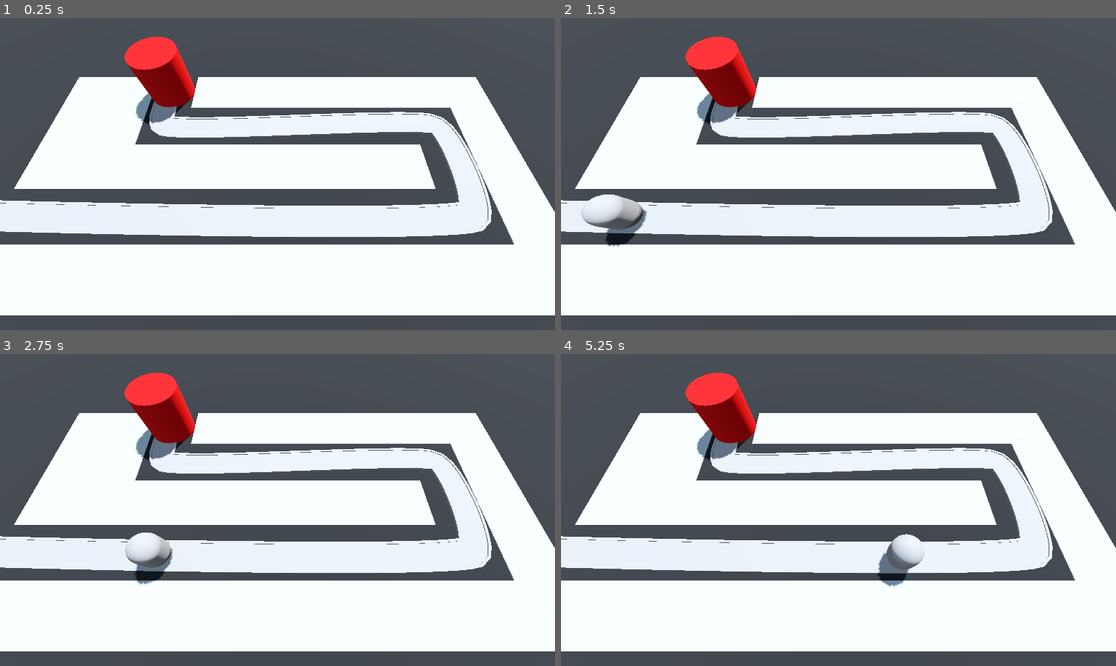
Above: before the commit, frames 1-4 (two rows, left to right).
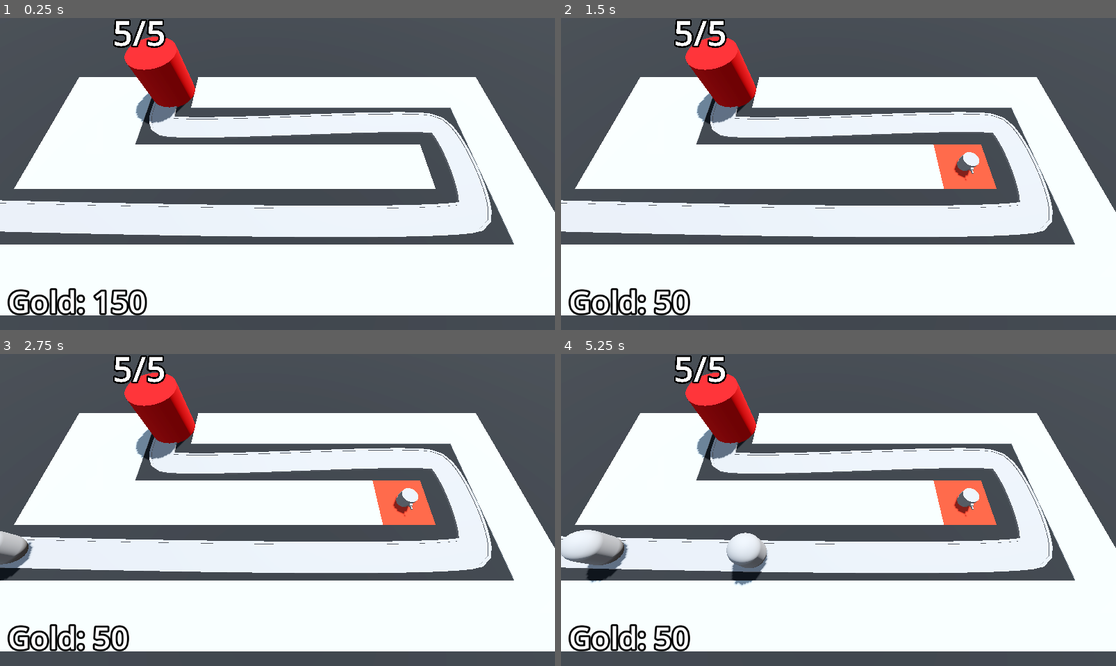
Above: after the commit, the same moments.

Repository: HeyMrJeffrey/Tower_Defense_Demo
Game: Godot game, scene res://BaseLevel.tscn
Same seed, same stepped clock (60 frames per second), same inputs: the game is played once before the commit and once after it.
Inputs (mouse positions are in pixels of both pictures, inside the frame that each line leads up to):
- Up to frame 1 (0.25 s): no input
- Up to frame 2 (1.5 s): move the mouse to (960, 158) at 0.52 s; click (960, 158) at 0.6 s; move the mouse to (727, 189) at 1.27 s; click (727, 189) at 1.35 s
- Up to frame 3 (2.75 s): move the mouse to (333, 441) at 2.02 s; click (333, 441) at 2.1 s
- Up to frame 4 (5.25 s): move the mouse to (810, 572) at 2.77 s; click (810, 572) at 2.85 s; move the mouse to (1005, 556) at 3.52 s; click (1005, 556) at 3.6 s; move the mouse to (672, 463) at 4.27 s; click (672, 463) at 4.35 s; move the mouse to (866, 510) at 5.02 s; click (866, 510) at 5.1 s

The runs differ from the first frame. In frame 1, 1.6% of the frame differs, in the area x 1-30%, y 0-96%; in frame 2, 3.7%; in frame 3, 4.1%; in frame 4, 5.1%, in the area x 0-79%, y 0-96%.

Commit message:
progress :)

Diff:
--- /dev/null
+++ b/Bank.gd
@@ -0,0 +1,14 @@
+extends MarginContainer
+
+@export var starting_gold: int = 150
+@onready var label: Label = $Label
+
+var gold: int:
+	set (gold_in):
+		gold = max(gold_in, 0)
+		label.text = "Gold: " + str(gold)
+	get:
+		return gold
+
+func _ready() -> void:
+	gold = starting_gold
--- a/Base/Base.gd
+++ b/Base/Base.gd
@@ -1,4 +1,23 @@
 extends Node3D
 
+@export var max_health: int = 5
+
+var current_health: int:
+	set(health_in):
+		current_health = health_in
+		label_3d.text = (str(current_health) + "/" + str(max_health))
+		var red: Color = Color.RED
+		var white: Color = Color.WHITE
+		label_3d.modulate = red.lerp(white, float(current_health)/float(max_health))
+		if current_health < 1:
+			get_tree().reload_current_scene()
+	get:
+		return current_health
+
+@onready var label_3d: Label3D = $Label3D
+
+func _ready() -> void:
+	current_health = max_health
+
 func take_damage() -> void:
-	print("Damage dealt to base.")
+	current_health -= 1
--- a/Base/Base.tscn
+++ b/Base/Base.tscn
@@ -15,3 +15,10 @@
 height = 4.0
 sides = 32
 material = SubResource("StandardMaterial3D_q47wv")
+
+[node name="Label3D" type="Label3D" parent="."]
+transform = Transform3D(1, 0, 0, 0, 1, 0, 0, 0, 1, 0, 5.5, 0)
+billboard = 1
+text = "#"
+font_size = 500
+outline_size = 100
--- a/BaseLevel.tscn
+++ b/BaseLevel.tscn
@@ -1,8 +1,13 @@
-[gd_scene load_steps=9 format=3 uid="uid://cvhfkj6reue6r"]
+[gd_scene load_steps=15 format=3 uid="uid://cvhfkj6reue6r"]
 
 [ext_resource type="MeshLibrary" uid="uid://bs0ol0nqv6hol" path="res://MeshLibraries/SpaceLibrary.tres" id="1_bbb5f"]
+[ext_resource type="PackedScene" uid="uid://bjkef8tjfu1gp" path="res://RayPickerCamera/ray_picker_camera.tscn" id="1_qw6h6"]
 [ext_resource type="PackedScene" uid="uid://2bayx3xn1qvt" path="res://Enemy/Enemy.tscn" id="2_oqk2b"]
 [ext_resource type="PackedScene" uid="uid://ds0eik7qoywog" path="res://Base/Base.tscn" id="3_6m2a0"]
+[ext_resource type="Script" path="res://EnemyPath.gd" id="3_fyi8w"]
+[ext_resource type="Script" path="res://Turret/TurretManager.gd" id="5_8fijy"]
+[ext_resource type="PackedScene" uid="uid://bjxlpmrlusw8b" path="res://Turret/turret.tscn" id="6_42usq"]
+[ext_resource type="Script" path="res://Bank.gd" id="8_edaoh"]
 
 [sub_resource type="ProceduralSkyMaterial" id="ProceduralSkyMaterial_0sfxh"]
 sky_horizon_color = Color(0.64625, 0.65575, 0.67075, 1)
@@ -27,6 +32,11 @@
 }
 point_count = 5
 
+[sub_resource type="LabelSettings" id="LabelSettings_gfia5"]
+font_size = 64
+outline_size = 16
+outline_color = Color(0, 0, 0, 1)
+
 [node name="BaseLevel" type="Node3D"]
 
 [node name="WorldEnvironment" type="WorldEnvironment" parent="."]
@@ -41,8 +51,9 @@
 size = Vector3(100, 2, 100)
 material = SubResource("StandardMaterial3D_8u07w")
 
-[node name="Camera3D" type="Camera3D" parent="."]
-transform = Transform3D(1, 0, 0, 0, 0.422618, 0.906308, 0, -0.906308, 0.422618, 0, 14.5, 9.5)
+[node name="RayPickerCamera" parent="." node_paths=PackedStringArray("gridmap", "turret_manager") instance=ExtResource("1_qw6h6")]
+gridmap = NodePath("../GridMap")
+turret_manager = NodePath("../TurretManager")
 
 [node name="GridMap" type="GridMap" parent="."]
 mesh_library = ExtResource("1_bbb5f")
@@ -52,13 +63,16 @@
 "cells": PackedInt32Array(65535, 65534, 0, 65535, 2, 0, 4, 65535, 0, 65531, 65534, 0, 65531, 0, 0, 65531, 2, 0, 65532,  …(306 unchanged characters)…
 }
 
-[node name="Path3D" type="Path3D" parent="."]
+[node name="EnemyPath" type="Path3D" parent="."]
 curve = SubResource("Curve3D_l4ibr")
+script = ExtResource("3_fyi8w")
+enemy_scene = ExtResource("2_oqk2b")
 
-[node name="Enemy" parent="Path3D" instance=ExtResource("2_oqk2b")]
-transform = Transform3D(-4.37102e-08, 0, -0.999972, 0, 1, 0, 0.999972, 0, -4.37102e-08, -22, 0, 6)
+[node name="EnemySpawnTimer" type="Timer" parent="EnemyPath"]
+wait_time = 2.0
+autostart = true
 
-[node name="Road" type="CSGPolygon3D" parent="Path3D"]
+[node name="Road" type="CSGPolygon3D" parent="EnemyPath"]
 polygon = PackedVector2Array(-1, 0, -1, 0.1, 1, 0.1, 1, 0)
 mode = 2
 path_node = NodePath("..")
@@ -71,7 +85,7 @@
 path_u_distance = 1.0
 path_joined = false
 
-[node name="LeftEdge" type="CSGPolygon3D" parent="Path3D"]
+[node name="LeftEdge" type="CSGPolygon3D" parent="EnemyPath"]
 polygon = PackedVector2Array(-1.1, 0, -1.1, 0.15, -0.9, 0.15, -0.9, 0)
 mode = 2
 path_node = NodePath("..")
@@ -84,7 +98,7 @@
 path_u_distance = 1.0
 path_joined = false
 
-[node name="RightEdge" type="CSGPolygon3D" parent="Path3D"]
+[node name="RightEdge" type="CSGPolygon3D" parent="EnemyPath"]
 polygon = PackedVector2Array(1.1, 0, 1.1, 0.15, 0.9, 0.15, 0.9, 0)
 mode = 2
 path_node = NodePath("..")
@@ -98,3 +112,30 @@
 path_joined = false
 
 [node name="Base" parent="." instance=ExtResource("3_6m2a0")]
+
+[node name="TurretManager" type="Node3D" parent="." node_paths=PackedStringArray("enemy_path")]
+script = ExtResource("5_8fijy")
+turret = ExtResource("6_42usq")
+enemy_path = NodePath("../EnemyPath")
+
+[node name="Bank" type="MarginContainer" parent="." groups=["bank"]]
+anchors_preset = 15
+anchor_right = 1.0
+anchor_bottom = 1.0
+grow_horizontal = 2
+grow_vertical = 2
+mouse_filter = 2
+theme_override_constants/margin_left = 16
+theme_override_constants/margin_top = 16
+theme_override_constants/margin_right = 16
+theme_override_constants/margin_bottom = 16
+script = ExtResource("8_edaoh")
+
+[node name="Label" type="Label" parent="Bank"]
+layout_mode = 2
+size_flags_horizontal = 0
+size_flags_vertical = 8
+text = "placeholder"
+label_settings = SubResource("LabelSettings_gfia5")
+
+[connection signal="timeout" from="EnemyPath/EnemySpawnTimer" to="EnemyPath" method="spawn_enemy"]
--- a/Enemy/Enemy.gd
+++ b/Enemy/Enemy.gd
@@ -1,11 +1,30 @@
 extends PathFollow3D
 
 @export var speed: float = 5.0
+@export var max_health: int = 50
+@export var gold_value: int = 15
 
+var current_health: int:
+	set(health_in):
+		if health_in < current_health:
+			animation_player.play("TakeDamage")
+		current_health = health_in
+		if current_health < 1:
+			bank.gold += gold_value
+			queue_free()
+	get:
+		return current_health
+
+@onready var bank: MarginContainer = get_tree().get_first_node_in_group("bank")
 @onready var base = get_tree().get_first_node_in_group("base")
+@onready var animation_player: AnimationPlayer = $AnimationPlayer
+
+func _ready() -> void:
+	current_health = max_health;
 
 # Called every frame. 'delta' is the elapsed time since the previous frame.
 func _process(delta: float) -> void:
 	progress += delta * speed
 	if progress_ratio == 1.0:
 		base.take_damage()
+		set_process(false)
--- a/Enemy/Enemy.tscn
+++ b/Enemy/Enemy.tscn
@@ -1,10 +1,55 @@
-[gd_scene load_steps=3 format=3 uid="uid://2bayx3xn1qvt"]
+[gd_scene load_steps=8 format=3 uid="uid://2bayx3xn1qvt"]
 
 [ext_resource type="Script" path="res://Enemy/Enemy.gd" id="1_mwa6y"]
 
 [sub_resource type="CapsuleMesh" id="CapsuleMesh_k1eac"]
 radius = 1.0
 height = 3.0
+
+[sub_resource type="StandardMaterial3D" id="StandardMaterial3D_8gb1u"]
+no_depth_test = true
+shading_mode = 0
+
+[sub_resource type="CapsuleShape3D" id="CapsuleShape3D_uhuwb"]
+radius = 1.0
+height = 3.0
+
+[sub_resource type="Animation" id="Animation_f25ij"]
+resource_name = "TakeDamage"
+length = 0.1
+tracks/0/type = "value"
+tracks/0/imported = false
+tracks/0/enabled = true
+tracks/0/path = NodePath("DamageHighlight:visible")
+tracks/0/interp = 1
+tracks/0/loop_wrap = true
+tracks/0/keys = {
+"times": PackedFloat32Array(0, 0.1),
+"transitions": PackedFloat32Array(1, 2),
+"update": 1,
+"values": [true, false]
+}
+
+[sub_resource type="Animation" id="Animation_rwxyu"]
+length = 0.001
+tracks/0/type = "value"
+tracks/0/imported = false
+tracks/0/enabled = true
+tracks/0/path = NodePath("DamageHighlight:visible")
+tracks/0/interp = 1
+tracks/0/loop_wrap = true
+tracks/0/keys = {
+"times": PackedFloat32Array(0),
+"transitions": PackedFloat32Array(1),
+"update": 1,
+"values": [false]
+}
+
+[sub_resource type="AnimationLibrary" id="AnimationLibrary_qybbe"]
+_data = {
+"RESET": SubResource("Animation_rwxyu"),
+"TakeDamage": SubResource("Animation_f25ij")
+}
 
 [node name="Enemy" type="PathFollow3D"]
 loop = false
@@ -13,3 +58,20 @@
 [node name="MeshInstance3D" type="MeshInstance3D" parent="."]
 transform = Transform3D(1, 0, 2.13163e-14, 0, 1, 0, -2.13163e-14, 0, 1, 0, 1.5, 0)
 mesh = SubResource("CapsuleMesh_k1eac")
+
+[node name="DamageHighlight" type="MeshInstance3D" parent="."]
+transform = Transform3D(1, 0, 2.13163e-14, 0, 1, 0, -2.13163e-14, 0, 1, 0, 1.5, 0)
+visible = false
+material_override = SubResource("StandardMaterial3D_8gb1u")
+mesh = SubResource("CapsuleMesh_k1eac")
+
+[node name="EnemyArea3D" type="Area3D" parent="." groups=["enemy_area"]]
+
+[node name="CollisionShape3D" type="CollisionShape3D" parent="EnemyArea3D"]
+transform = Transform3D(1, 0, 0, 0, 1, 0, 0, 0, 1, 0, 1.5, 0)
+shape = SubResource("CapsuleShape3D_uhuwb")
+
+[node name="AnimationPlayer" type="AnimationPlayer" parent="."]
+libraries = {
+"": SubResource("AnimationLibrary_qybbe")
+}
--- /dev/null
+++ b/EnemyPath.gd
@@ -0,0 +1,7 @@
+extends Path3D
+
+@export var enemy_scene: PackedScene
+
+func spawn_enemy() -> void:
+	var new_enemy = enemy_scene.instantiate()
+	add_child(new_enemy)
--- /dev/null
+++ b/RayPickerCamera/ray_picker_camera.gd
@@ -0,0 +1,32 @@
+extends Camera3D
+
+@export var gridmap: GridMap
+@export var turret_manager: Node3D
+@export var turret_cost: int = 100
+
+@onready var ray_cast_3d: RayCast3D = $RayCast3D
+@onready var bank: MarginContainer = get_tree().get_first_node_in_group("bank")
+
+
+# Called every frame. 'delta' is the elapsed time since the previous frame.
+func _process(delta: float) -> void:
+	var mouse_position: Vector2 = get_viewport().get_mouse_position()
+	ray_cast_3d.target_position = project_local_ray_normal(mouse_position) * 100.0
+	ray_cast_3d.force_raycast_update()
+
+	if ray_cast_3d.is_colliding():
+		if bank.gold >= turret_cost:
+			Input.set_default_cursor_shape(Input.CURSOR_POINTING_HAND)
+			var collider = ray_cast_3d.get_collider()
+			if collider is GridMap:
+				if Input.is_action_just_pressed("click"):
+					var collision_point = ray_cast_3d.get_collision_point()
+					var cell = gridmap.local_to_map(collision_point)
+					if gridmap.get_cell_item(cell) == 0:
+						gridmap.set_cell_item(cell, 1)
+						turret_manager.build_turret(gridmap.map_to_local(cell))
+						bank.gold -= turret_cost
+		else:
+			Input.set_default_cursor_shape(Input.CURSOR_ARROW)
+	else:
+		Input.set_default_cursor_shape(Input.CURSOR_ARROW)
--- /dev/null
+++ b/RayPickerCamera/ray_picker_camera.tscn
@@ -0,0 +1,10 @@
+[gd_scene load_steps=2 format=3 uid="uid://bjkef8tjfu1gp"]
+
+[ext_resource type="Script" path="res://RayPickerCamera/ray_picker_camera.gd" id="1_ia0hn"]
+
+[node name="RayPickerCamera" type="Camera3D"]
+transform = Transform3D(1, 0, 0, 0, 0.422618, 0.906308, 0, -0.906308, 0.422618, 0, 14.5, 9.5)
+script = ExtResource("1_ia0hn")
+
+[node name="RayCast3D" type="RayCast3D" parent="."]
+target_position = Vector3(0, 0, -2)
--- /dev/null
+++ b/Turret/TurretManager.gd
@@ -0,0 +1,10 @@
+extends Node3D
+
+@export var turret: PackedScene
+@export var enemy_path: Path3D
+
+func build_turret(turret_position: Vector3) -> void:
+	var new_turret = turret.instantiate()
+	add_child(new_turret)
+	new_turret.global_position = turret_position
+	new_turret.enemy_path = enemy_path
--- /dev/null
+++ b/Turret/projectile.gd
@@ -0,0 +1,15 @@
+extends Area3D
+
+var direction := Vector3.FORWARD
+@export var speed := 30.0
+
+func _physics_process(delta: float) -> void:
+	position += (direction * speed * delta)
+
+func _on_timer_timeout() -> void:
+	queue_free()
+
+func _on_area_entered(area: Area3D) -> void:
+	if area.is_in_group("enemy_area"):
+		area.get_parent().current_health -= 25
+		queue_free()
--- /dev/null
+++ b/Turret/projectile.tscn
@@ -0,0 +1,29 @@
+[gd_scene load_steps=5 format=3 uid="uid://chh4wgtol6o2b"]
+
+[ext_resource type="Script" path="res://Turret/projectile.gd" id="1_4wumo"]
+
+[sub_resource type="StandardMaterial3D" id="StandardMaterial3D_hug5e"]
+albedo_color = Color(0.65098, 0, 0.156863, 1)
+
+[sub_resource type="SphereMesh" id="SphereMesh_0nwsj"]
+material = SubResource("StandardMaterial3D_hug5e")
+
+[sub_resource type="SphereShape3D" id="SphereShape3D_jqcqm"]
+
+[node name="Projectile" type="Area3D"]
+top_level = true
+script = ExtResource("1_4wumo")
+
+[node name="MeshInstance3D" type="MeshInstance3D" parent="."]
+mesh = SubResource("SphereMesh_0nwsj")
+
+[node name="CollisionShape3D" type="CollisionShape3D" parent="."]
+shape = SubResource("SphereShape3D_jqcqm")
+
+[node name="Timer" type="Timer" parent="."]
+wait_time = 2.0
+one_shot = true
+autostart = true
+
+[connection signal="area_entered" from="." to="." method="_on_area_entered"]
+[connection signal="timeout" from="Timer" to="." method="_on_timer_timeout"]
--- /dev/null
+++ b/Turret/turret.gd
@@ -0,0 +1,35 @@
+extends Node3D
+
+@export var projectile: PackedScene
+@export var turret_range: float = 10.0
+
+var enemy_path: Path3D
+var target: PathFollow3D
+
+@onready var turret_top: MeshInstance3D = $TurretBase/TurretTop
+@onready var animation_player: AnimationPlayer = $AnimationPlayer
+
+func _physics_process(delta: float) -> void:
+	target = find_best_target()
+	if target != null:
+		look_at(target.global_position, Vector3.UP, true)
+
+func _on_timer_timeout() -> void:
+	if target != null:
+		var shot = projectile.instantiate()
+		add_child(shot)
+		shot.global_position = turret_top.global_position
+		shot.direction = global_transform.basis.z
+		animation_player.play("Fire")
+
+func find_best_target() -> PathFollow3D:
+	var best_target: PathFollow3D = null
+	var best_progress: int = 0
+
+	for enemy in enemy_path.get_children():
+		if enemy is PathFollow3D:
+			if global_position.distance_to(enemy.global_position) < turret_range:
+				if enemy.progress > best_progress:
+					best_target = enemy
+					best_progress = enemy.progress
+	return best_target
--- /dev/null
+++ b/Turret/turret.tscn
@@ -0,0 +1,87 @@
+[gd_scene load_steps=10 format=3 uid="uid://bjxlpmrlusw8b"]
+
+[ext_resource type="Script" path="res://Turret/turret.gd" id="1_dmhsn"]
+[ext_resource type="PackedScene" uid="uid://chh4wgtol6o2b" path="res://Turret/projectile.tscn" id="1_va1ma"]
+
+[sub_resource type="CylinderMesh" id="CylinderMesh_ah1uo"]
+height = 1.0
+
+[sub_resource type="CylinderMesh" id="CylinderMesh_tcbw2"]
+top_radius = 0.6
+bottom_radius = 0.6
+height = 0.6
+
+[sub_resource type="BoxMesh" id="BoxMesh_fayom"]
+size = Vector3(0.1, 0.1, 0.3)
+
+[sub_resource type="BoxMesh" id="BoxMesh_a3pxa"]
+size = Vector3(0.2, 0.2, 0.4)
+
+[sub_resource type="Animation" id="Animation_kla4h"]
+resource_name = "Fire"
+length = 0.3
+tracks/0/type = "value"
+tracks/0/imported = false
+tracks/0/enabled = true
+tracks/0/path = NodePath("TurretBase/TurretTop:position")
+tracks/0/interp = 1
+tracks/0/loop_wrap = true
+tracks/0/keys = {
+"times": PackedFloat32Array(0, 0.3),
+"transitions": PackedFloat32Array(1, 1),
+"update": 0,
+"values": [Vector3(0, 0.3, -0.6), Vector3(0, 0.3, 0)]
+}
+
+[sub_resource type="Animation" id="Animation_yfa5p"]
+length = 0.001
+tracks/0/type = "value"
+tracks/0/imported = false
+tracks/0/enabled = true
+tracks/0/path = NodePath("TurretBase/TurretTop:position")
+tracks/0/interp = 1
+tracks/0/loop_wrap = true
+tracks/0/keys = {
+"times": PackedFloat32Array(0),
+"transitions": PackedFloat32Array(1),
+"update": 0,
+"values": [Vector3(0, 0.3, 0)]
+}
+
+[sub_resource type="AnimationLibrary" id="AnimationLibrary_ryfdj"]
+_data = {
+"Fire": SubResource("Animation_kla4h"),
+"RESET": SubResource("Animation_yfa5p")
+}
+
+[node name="Turret" type="Node3D"]
+script = ExtResource("1_dmhsn")
+projectile = ExtResource("1_va1ma")
+
+[node name="TurretBase" type="MeshInstance3D" parent="."]
+transform = Transform3D(1, 0, 0, 0, 1, 0, 0, 0, 1, 0, 0.5, 0)
+mesh = SubResource("CylinderMesh_ah1uo")
+
+[node name="TurretTop" type="MeshInstance3D" parent="TurretBase"]
+transform = Transform3D(1, 0, 0, 0, 1, 0, 0, 0, 1, 0, 0.3, 0)
+mesh = SubResource("CylinderMesh_tcbw2")
+
+[node name="TurretGunBarrel" type="MeshInstance3D" parent="TurretBase/TurretTop"]
+transform = Transform3D(1, 0, 0, 0, 1, 0, 0, 0, 1, 0, 0, 0.9)
+mesh = SubResource("BoxMesh_fayom")
+skeleton = NodePath("../..")
+
+[node name="TurretGunBase" type="MeshInstance3D" parent="TurretBase/TurretTop"]
+transform = Transform3D(1, 0, 0, 0, 1, 0, 0, 0, 1, 0, 0, 0.6)
+mesh = SubResource("BoxMesh_a3pxa")
+skeleton = NodePath("../..")
+
+[node name="Timer" type="Timer" parent="."]
+autostart = true
+
+[node name="AnimationPlayer" type="AnimationPlayer" parent="."]
+libraries = {
+"": SubResource("AnimationLibrary_ryfdj")
+}
+
+[connection signal="timeout" from="Timer" to="." method="_on_timer_timeout"]
--- a/project.godot
+++ b/project.godot
@@ -14,3 +14,11 @@
 run/main_scene="res://BaseLevel.tscn"
 config/features=PackedStringArray("4.2", "Forward Plus")
 config/icon="res://icon.svg"
+
+[input]
+
+click={
+"deadzone": 0.5,
+"events": [Object(InputEventMouseButton,"resource_local_to_scene":false,"resource_name":"","device":-1,"window_id":0,"alt_pressed":false,"shift_pressed":false,"ctrl_pressed":false,"meta_pressed":false,"button_mask":1,"position":Vector2(271, 23),"global_position":Vector2(275, 64),"factor":1.0,"button_index":1,"canceled":false,"pressed":true,"double_click":false,"script":null)
+]
+}
Not shown: 4 places in MeshLibraries/SpaceLibrary.tres that only renumber resources
